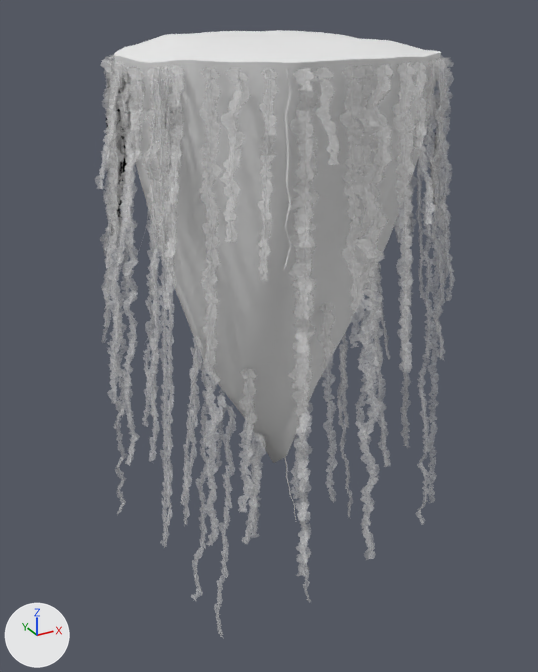
Before and after pictures for a commit that changed the FBX model SkyLinks/Art/Exports/Islands/SM_H02_Floater06.fbx.
Both versions are drawn from a camera (50 mm lens) standing at (-22.0, -39.5, 1.5) and looking at (0.7, 1.6, -19.0). Every picture has the same lights, and +X, +Y and +Z are marked at lower left. The first picture is the older version.

In view in the first picture: 'SM_H02_Floater06', 'SM_H02_Floater06_Ivy'.
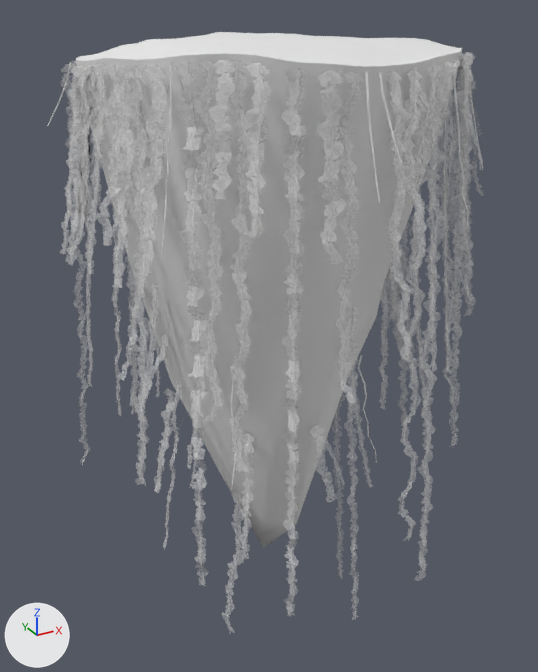
Scene script edits in JSON lines:
```json
{"block": "me_sm_h02_floater06_ivy", "where": "# used by ob_sm_h02_floater06_ivy; location = (0.0, 0.0, 0.0)"}
{"op": "remove", "block": "me_sm_h02_floater06_ivy", "code": "me_sm_h02_floater06_ivy.from_pydata(...)  # 5610 vertices, 2697 faces; spans x -11.3..11.2, y -11.9..11.8, z -44.7..-0.7"}
{"op": "add", "block": "me_sm_h02_floater06_ivy", "code": "me_sm_h02_floater06_ivy.from_pydata(...)  # 5620 vertices, 2800 faces; spans x -13.1..13.6, y -13.7..14.2, z -41.9..-0.5"}
{"block": "me_sm_h02_floater06_ivy", "change": "me_sm_h02_floater06_ivy part 1: the loose piece of 40 vertices spanning x -5.2..-4.1, y -10.5..-9.0, z -9.8..-0.9 is copied, and the copy is multiplied about its middle by the matrix ((0.268, -0.575, -0.031), (-0.395, 1.049, 0.008), (0.007, -0.005, 0.949)), then moved by (9.9, -0.6, 0.4); it spans x 4.8..5.7, y -10.9..-9.7, z -9.1..-0.8"}
{"block": "me_sm_h02_floater06_ivy", "change": "me_sm_h02_floater06_ivy part 2: 120 loose pieces with 3134 vertices, spanning x -11.0..11.2, y -11.8..11.6, z -44.7..-0.7, are deleted"}
{"block": "me_sm_h02_floater06_ivy", "change": "me_sm_h02_floater06_ivy part 3: 1 vertex moved within x -5.1, y -10.5, z -9.8; 2345 vertices removed from x -11.3..10.3, y -11.9..11.8, z -30.5..-0.8; 5469 vertices added at x -13.1..13.6, y -13.7..14.2, z -41.9..-0.5"}
{"block": "me_sm_h02_floater06_ivy", "change": "other edits to the shape of me_sm_h02_floater06_ivy do not show in these pictures"}
{"block": "me_sm_h02_floater06", "where": "# used by ob_sm_h02_floater06; location = (0.0, 0.0, 0.0)"}
{"op": "remove", "block": "me_sm_h02_floater06", "code": "me_sm_h02_floater06.from_pydata(...)  # 1741 vertices, 2706 faces; spans x -8.8..8.7, y -9.5..9.4, z -29.9..0.3"}
{"op": "add", "block": "me_sm_h02_floater06", "code": "me_sm_h02_floater06.from_pydata(...)  # 1887 vertices, 2968 faces; spans x -10.7..11.4, y -11.5..11.9, z -35.0..0.2"}
{"block": "me_sm_h02_floater06", "change": "me_sm_h02_floater06 part 4: the loose piece of 892 vertices spanning x -8.8..8.7, y -9.5..9.4, z -0.9..0.3 is rebuilt with 988 vertices and now spans x -10.7..11.4, y -11.5..11.9, z -1.0..0.2"}
{"block": "me_sm_h02_floater06", "change": "me_sm_h02_floater06 part 5: the loose piece of 849 vertices spanning x -8.8..8.7, y -9.5..9.4, z -29.9..-0.5 is rebuilt with 899 vertices and now spans x -10.7..11.4, y -11.5..11.9, z -35.0..-0.2"}
```

What differs and where, as boxes (x1, y1, x2, y2) in the pictures (538 x 672 px):
```json
{"object": "SM_H02_Floater06", "change": "reshaped", "before": [114, 30, 441, 463], "after": [76, 32, 463, 548], "on screen": "18% wider, 19% taller"}
{"object": "SM_H02_Floater06_Ivy", "change": "reshaped", "before": [284, 69, 296, 520], "after": [47, 53, 483, 491]}
{"part": 1, "of": "me_sm_h02_floater06_ivy", "change": "added", "after": [453, 60, 469, 228]}
{"part": 2, "of": "me_sm_h02_floater06_ivy", "change": "deleted", "before": [284, 457, 296, 520]}
{"part": 3, "of": "me_sm_h02_floater06_ivy", "change": "built on", "before": [284, 69, 292, 270], "after": [47, 53, 483, 491]}
{"part": 4, "of": "me_sm_h02_floater06", "change": "rebuilt", "before": [114, 30, 441, 63], "after": [76, 32, 461, 66], "on screen": "18% wider"}
{"part": 5, "of": "me_sm_h02_floater06", "change": "rebuilt", "before": [114, 53, 441, 463], "after": [76, 48, 463, 548], "on screen": "18% wider, 22% taller"}
```
